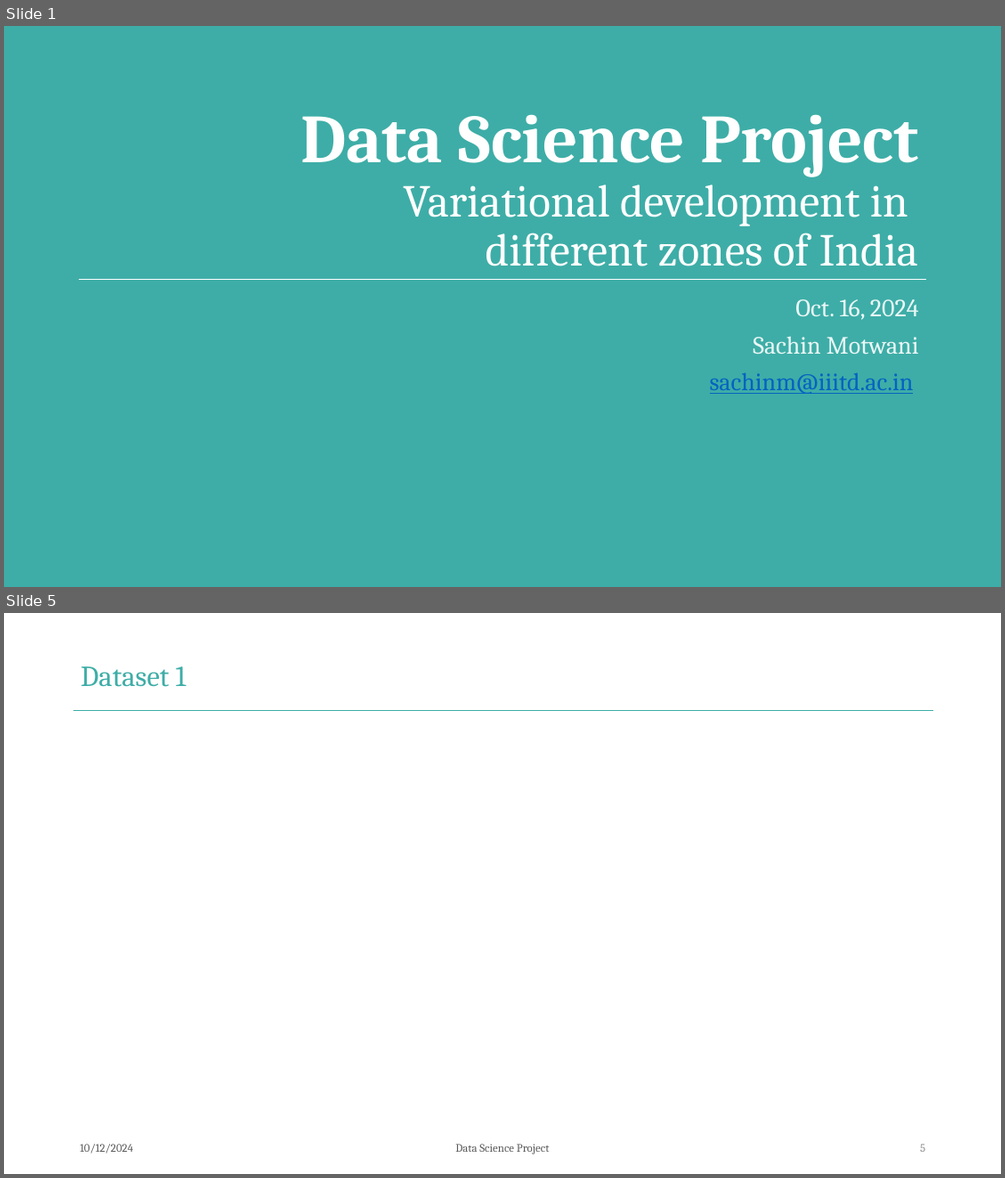
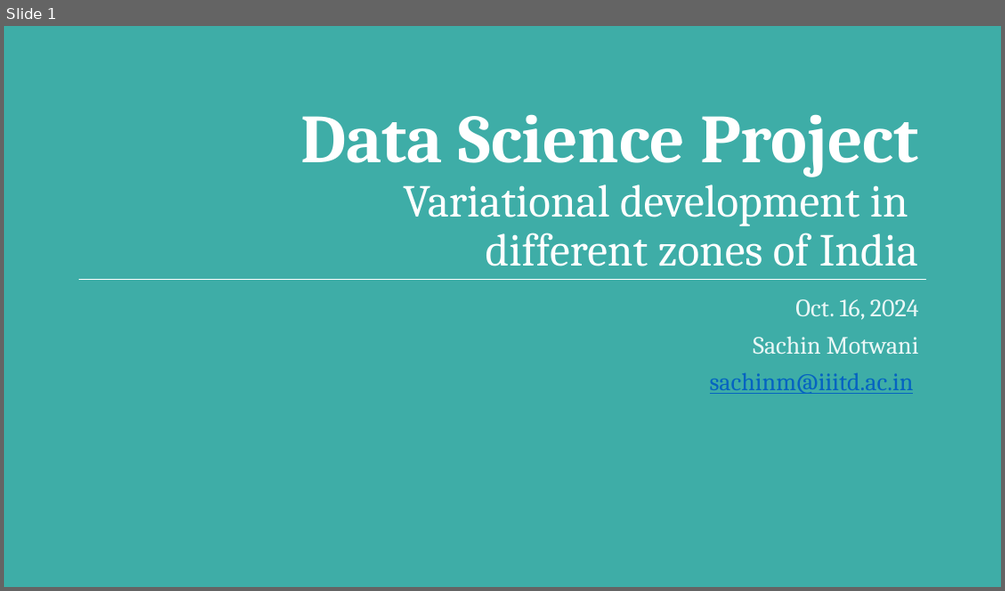
Before and after one commit to SachinLearns/Data_Science_Project, a slide deck: Data_Science_Project.pptx. Shown one above the other, each under a label of ours: slides 1 and 5 before the commit, slide 1 after it; the slides between them are not shown. The pictures are 1005x1178 and 1005x591 pixels, drawn with LibreOffice and Linux fonts; fonts in the diff are those of the drawing; background and template pictures are left out. Boxes give left, top, right and bottom in pixels: in the first picture for what was removed or moved away, otherwise in the second. Text is boxed around its words. In the diff, an @@ line names an element or a change of style, - is before the commit and + after.

```diff
--- a/Data_Science_Project.pptx
+++ b/Data_Science_Project.pptx
@@ slide 5 removed at (4,613,1001,1174), background #FFFFFF @@
@@ title removed at (81,666,186,687) @@
-Dataset 1
@@ line removed from (73, 710) to (933, 710) @@
@@ text removed at (80,1143,133,1152) @@
-10/12/2024
@@ text removed at (455,1143,549,1154) @@
-Data Science Project
@@ page number removed at (920,1143,925,1151) @@
-5
```
Also in this commit, not shown: 11 slides changed, 1 other slide removed, 41 other files.
